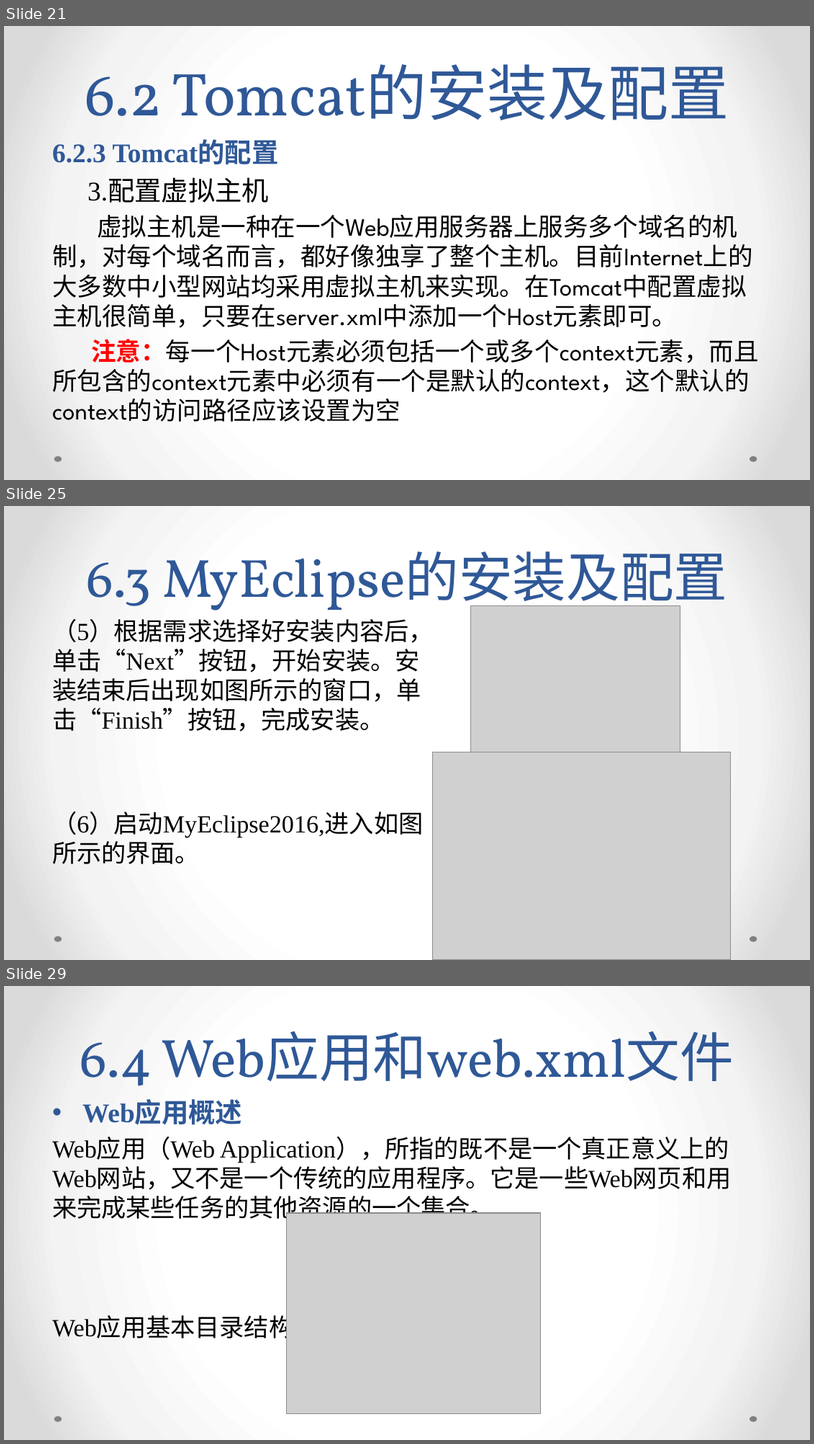
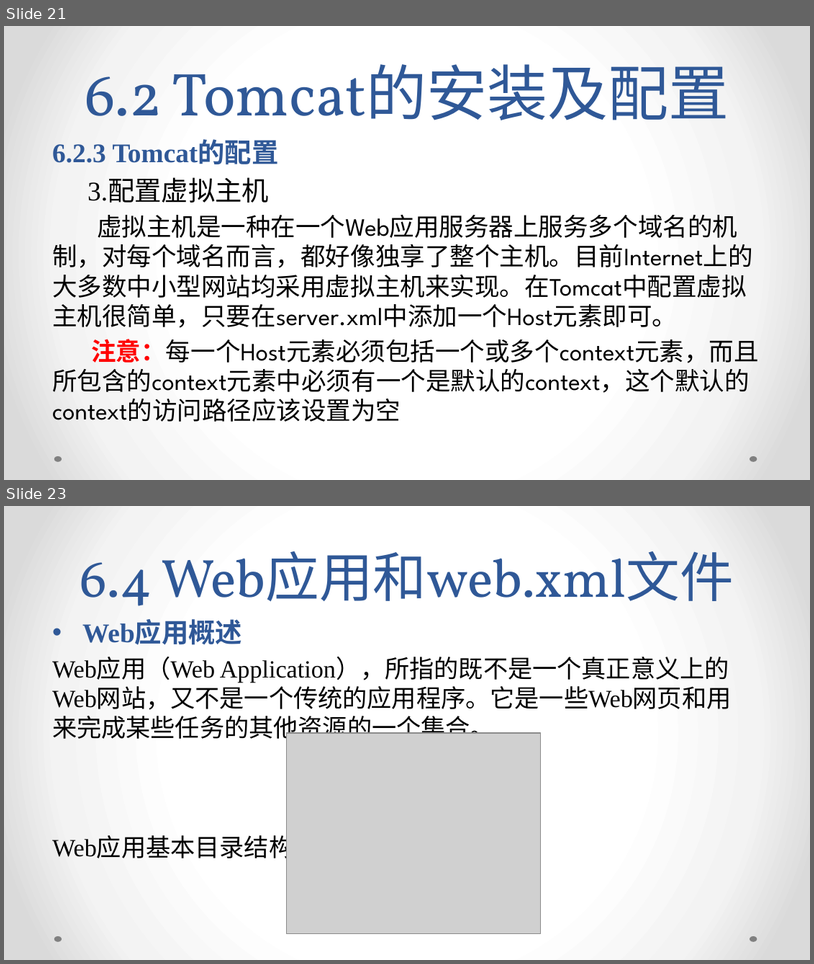
Before and after one commit to xdwenhaoyu/WEB_JSP, a slide deck: JSP PPT/第06章 开发运行环境.pptx. Shown one above the other, each under a label of ours: slides 21, 25 and 29 before the commit, slides 21 and 23 after it; the slides between them are not shown. The pictures are 814x1444 and 814x964 pixels, drawn with LibreOffice and Linux fonts; fonts in the diff are those of the drawing; grey boxes stand for pictures. Boxes give left, top, right and bottom in pixels: in the first picture for what was removed or moved away, otherwise in the second. Text is boxed around its words. In the diff, an @@ line names an element or a change of style, - is before the commit and + after.

```diff
--- a/JSP PPT/第06章 开发运行环境.pptx
+++ b/JSP PPT/第06章 开发运行环境.pptx
@@ slide 25 removed at [4, 506, 810, 960], background gradient #FFFFFF to #F4F4F4 to #DADADA; not listed: 2 template elements that a slide beside it also shows @@
@@ title removed at [86, 551, 728, 620] @@
-6.3 MyEclipse的安装及配置
@@ picture removed at [471, 606, 681, 754] @@
@@ text removed at [52, 619, 434, 864] @@
-（5）根据需求选择好安装内容后，单击“Next”按钮，开始安装。安装结束后出现如图所示的窗口，单击“Finish”按钮，完成安装。
-（6）启动MyEclipse2016,进入如图所示的界面。
@@ picture removed at [432, 752, 730, 959] @@
@@ what was slide 29 is now slide 23 @@
```
Also in this commit, not shown: 1 slide changed, 5 other slides removed, 8 other files.
